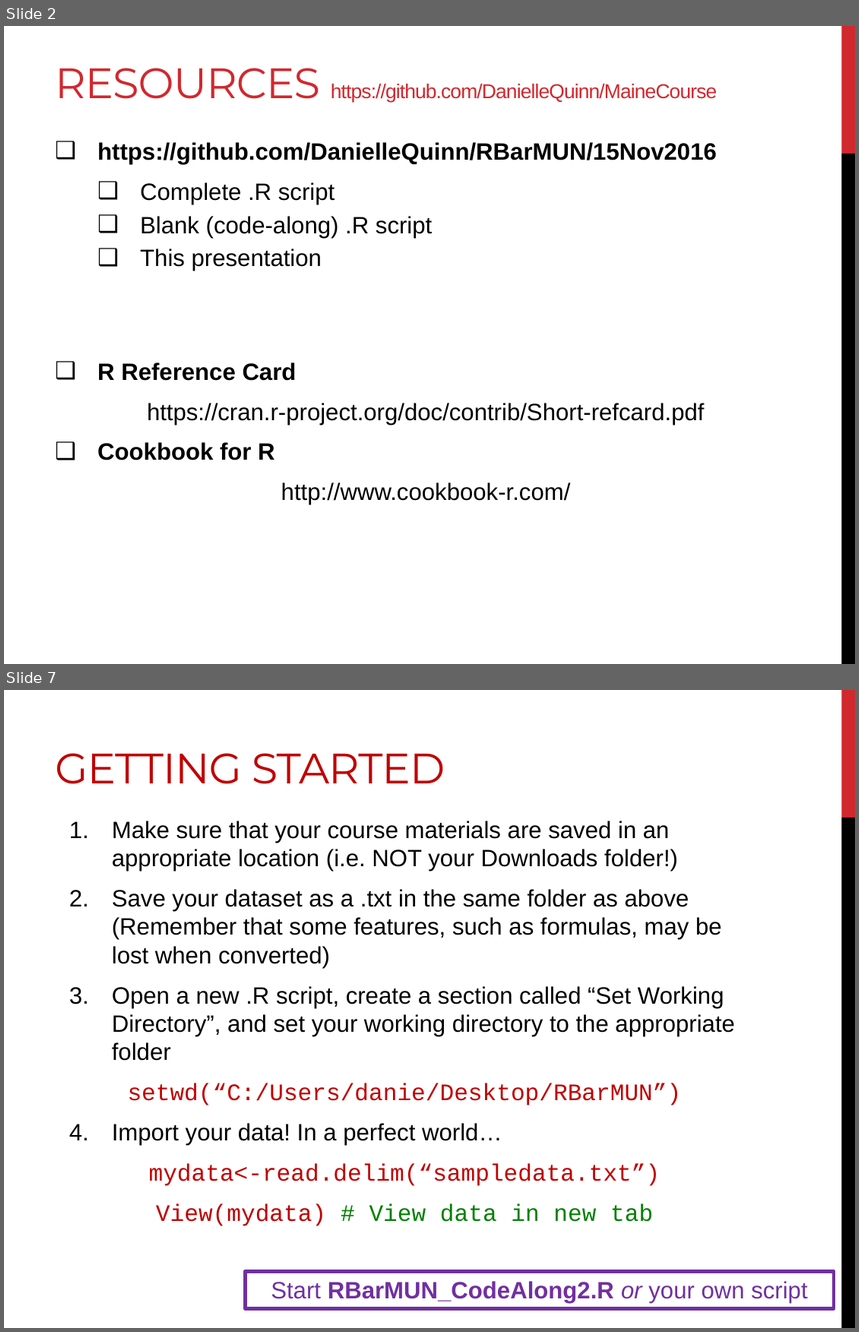
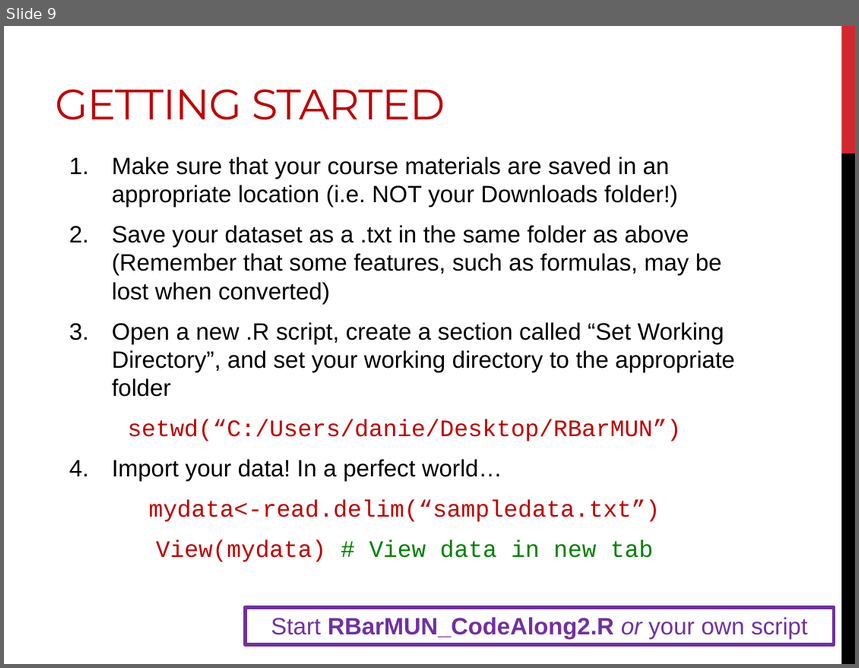
Before and after one commit to DanielleQuinn/RBarMUN, a slide deck: IntroWorkshop/RBar_IntroII.pptx. Shown one above the other, each under a label of ours: slides 2 and 7 before the commit, slide 9 after it; the slides between them are not shown. The pictures are 859x1332 and 859x668 pixels, drawn with LibreOffice and Linux fonts; fonts in the diff are those of the drawing. Boxes give left, top, right and bottom in pixels: in the first picture for what was removed or moved away, otherwise in the second. Text is boxed around its words. In the diff, an @@ line names an element or a change of style, - is before the commit and + after.

```diff
--- a/IntroWorkshop/RBar_IntroII.pptx
+++ b/IntroWorkshop/RBar_IntroII.pptx
@@ slide 2 removed at <box>4,26,855,664</box>, background #FFFFFF; not listed: 2 template elements that a slide beside it also shows @@
@@ title removed at <box>55,68,717,102</box> @@
-RESOURCES https://github.com/DanielleQuinn/MaineCourse
@@ text removed at <box>97,142,717,506</box> @@
-❑ https://github.com/DanielleQuinn/RBarMUN/15Nov2016
-  ❑ Complete .R script
-  ❑ Blank (code-along) .R script
-  ❑ This presentation
-❑ R Reference Card
-https://cran.r-project.org/doc/contrib/Short-refcard.pdf
-❑ Cookbook for R
-http://www.cookbook-r.com/
@@ what was slide 7 is now slide 9 @@
```
Also in this commit, not shown: 2 slides changed, 6 slides added, 3 other slides removed.
